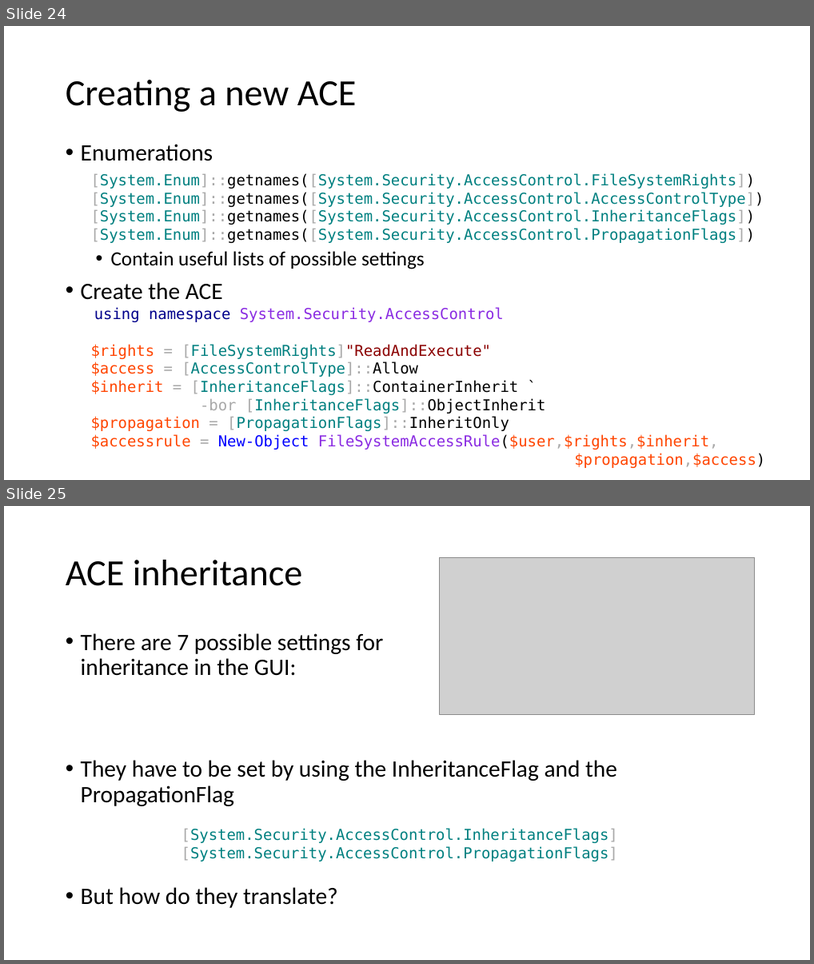
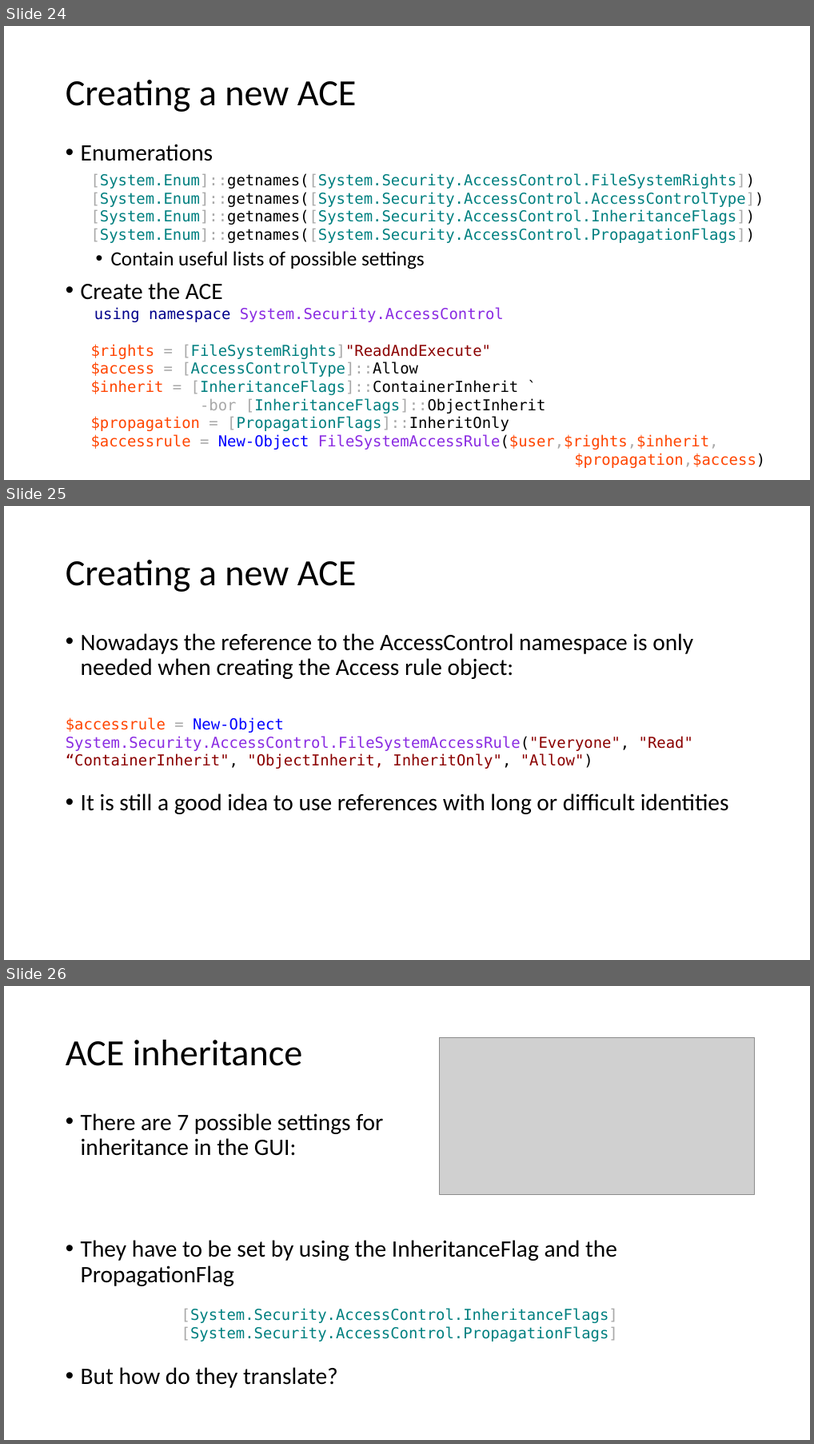
Before and after one commit to mjochen/PS-Technologies, a slide deck: Filesystem/File System.pptx. Shown one above the other, each under a label of ours: slides 24 and 25 before the commit, slides 24, 25 and 26 after it. The pictures are 814x964 and 814x1444 pixels, drawn with LibreOffice and Linux fonts; fonts in the diff are those of the drawing; grey boxes stand for pictures. Boxes give left, top, right and bottom in pixels: in the first picture for what was removed or moved away, otherwise in the second. Text is boxed around its words. In the diff, an @@ line names an element or a change of style, - is before the commit and + after.

Commit message:
Update ACE

```diff
--- a/Filesystem/File System.pptx
+++ b/Filesystem/File System.pptx
@@ slide 25 added at [4, 506, 810, 960], background #FFFFFF @@
@@ title added at [66, 560, 357, 592], 44 pt, text #000000 @@
+Creating a new ACE
@@ text added at [66, 633, 730, 814], 28 pt, text #000000 @@
+• Nowadays the reference to the AccessControl namespace is only needed when creating the Access rule object:
+$accessrule = New-Object System.Security.AccessControl.FileSystemAccessRule("Everyone", "Read" “ContainerInherit", "ObjectInherit, InheritOnly", "Allow")
+• It is still a good idea to use references with long or difficult identities
@@ what was slide 25 is now slide 26 @@
```
